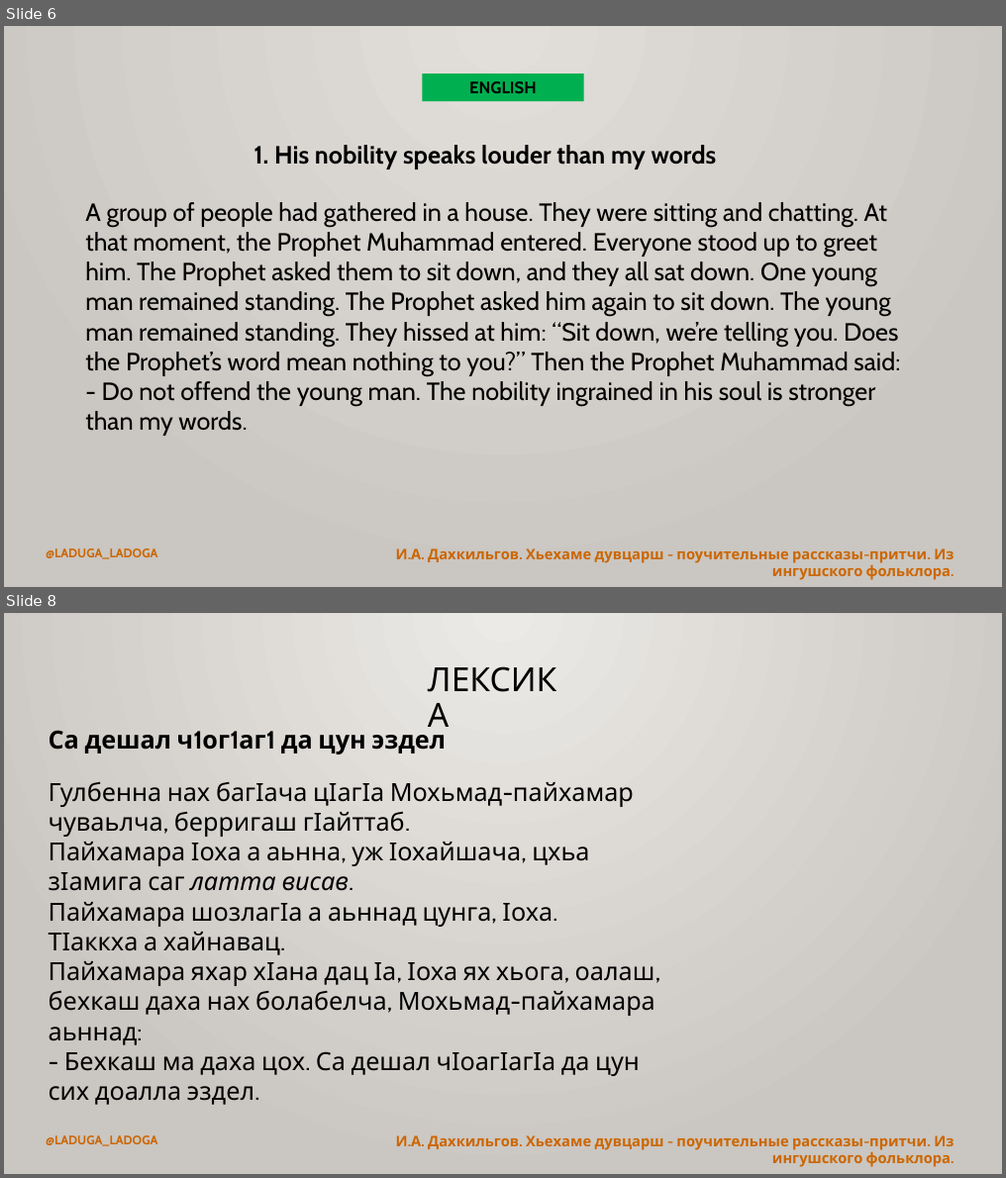
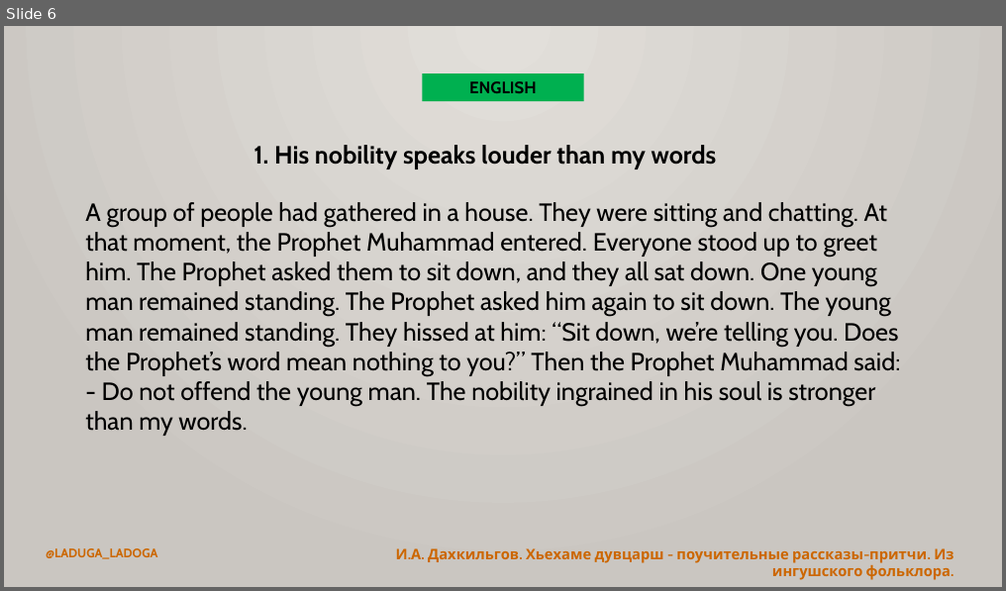
Before and after one commit to bumbari/dahkilgov, a slide deck: p/pptx/p_1_1.pptx. Shown one above the other, each under a label of ours: slides 6 and 8 before the commit, slide 6 after it; the slides between them are not shown. The pictures are 1006x1178 and 1006x591 pixels, drawn with LibreOffice and Linux fonts; fonts in the diff are those of the drawing. Boxes give left, top, right and bottom in pixels: in the first picture for what was removed or moved away, otherwise in the second. Text is boxed around its words. In the diff, an @@ line names an element or a change of style, - is before the commit and + after.

```diff
--- a/p/pptx/p_1_1.pptx
+++ b/p/pptx/p_1_1.pptx
@@ slide 8 removed at box(4, 613, 1002, 1174), background gradient #ECEAE7 to #CAC7C1; not listed: 2 template elements that a slide beside it also shows @@
@@ title removed at box(420, 660, 586, 707) @@
-ЛЕКСИКА
@@ text removed at box(49, 726, 446, 755) @@
-Са дешал ч1ог1аг1 да цун эздел
@@ text removed at box(49, 782, 655, 1076) @@
-Гулбенна нах багӀача цӀагӀа Мохьмад-пайхамар чуваьлча, берригаш гӀайттаб.
-Пайхамара Ӏоха а аьнна, уж Ӏохайшача, цхьа зӀамига саг латта висав.
-Пайхамара шозлагӀа а аьннад цунга, Ӏоха.
-ТӀаккха а хайнавац.
-Пайхамара яхар хӀана дац Ӏа, Ӏоха ях хьога, оалаш, бехкаш даха нах болабелча, Мохьмад-пайхамара аьннад:
-- Бехкаш ма даха цох. Са дешал чӀоагӀагӀа да цун сих доалла эздел.
```
Also in this commit, not shown: 3 slides changed, 1 slide added, 1 other slide removed, 2 other files.
